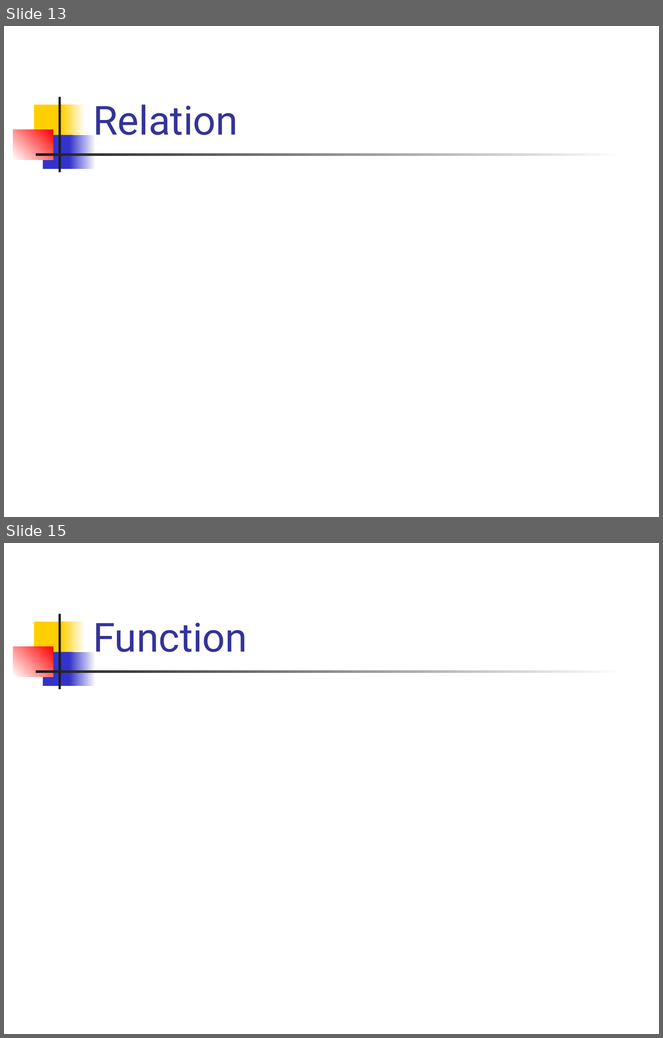
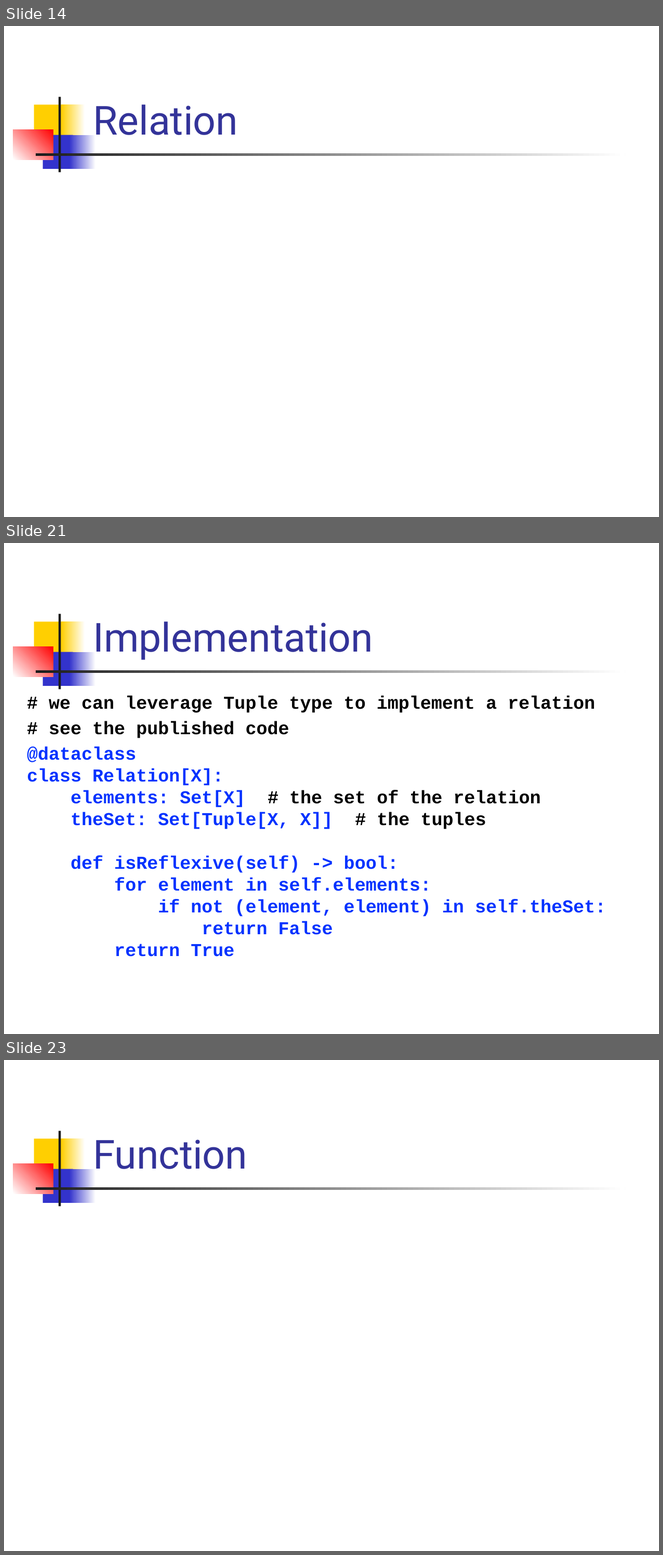
Before and after one commit to csslab-ustc/csslab-ustc.github.io, a slide deck: courses/theory/slides/lec02-math-foundation.pptx. Shown one above the other, each under a label of ours: slides 13 and 15 before the commit, slides 14, 21 and 23 after it; the slides between them are not shown. The pictures are 663x1038 and 663x1555 pixels, drawn with LibreOffice and Linux fonts; fonts in the diff are those of the drawing; grey boxes stand for pictures. Boxes give left, top, right and bottom in pixels: in the first picture for what was removed or moved away, otherwise in the second. Text is boxed around its words. In the diff, an @@ line names an element or a change of style, - is before the commit and + after.

```diff
--- a/courses/theory/slides/lec02-math-foundation.pptx
+++ b/courses/theory/slides/lec02-math-foundation.pptx
@@ slide 21 added at bbox=[4, 543, 659, 1034], background #FFFFFF; not listed: 7 template elements that a slide beside it also shows @@
@@ title added at bbox=[93, 622, 373, 660], 44 pt, text #333399 @@
+Implementation
@@ text added at bbox=[27, 696, 606, 957], 20 pt, text #0432FF, bold @@
+# we can leverage Tuple type to implement a relation
+# see the published code
+@dataclass
+class Relation[X]:
+elements: Set[X] # the set of the relation
+theSet: Set[Tuple[X, X]] # the tuples
+def isReflexive(self) -> bool:
+for element in self.elements:
+if not (element, element) in self.theSet:
+return False
+return True
@@ what was slide 13 is now slide 14 @@
@@ what was slide 15 is now slide 23 @@
```
Also in this commit, not shown: 8 slides changed, 18 other slides added, 7 slides removed, 5 other files.
